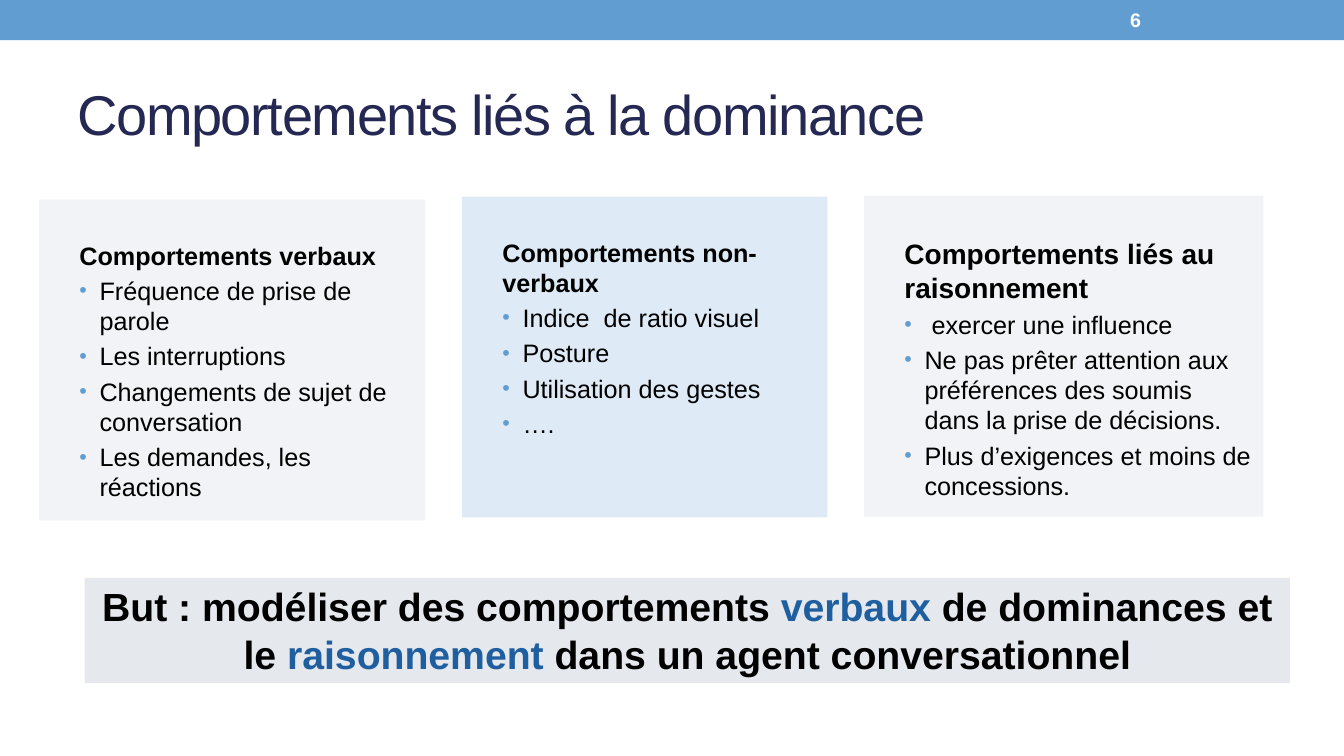
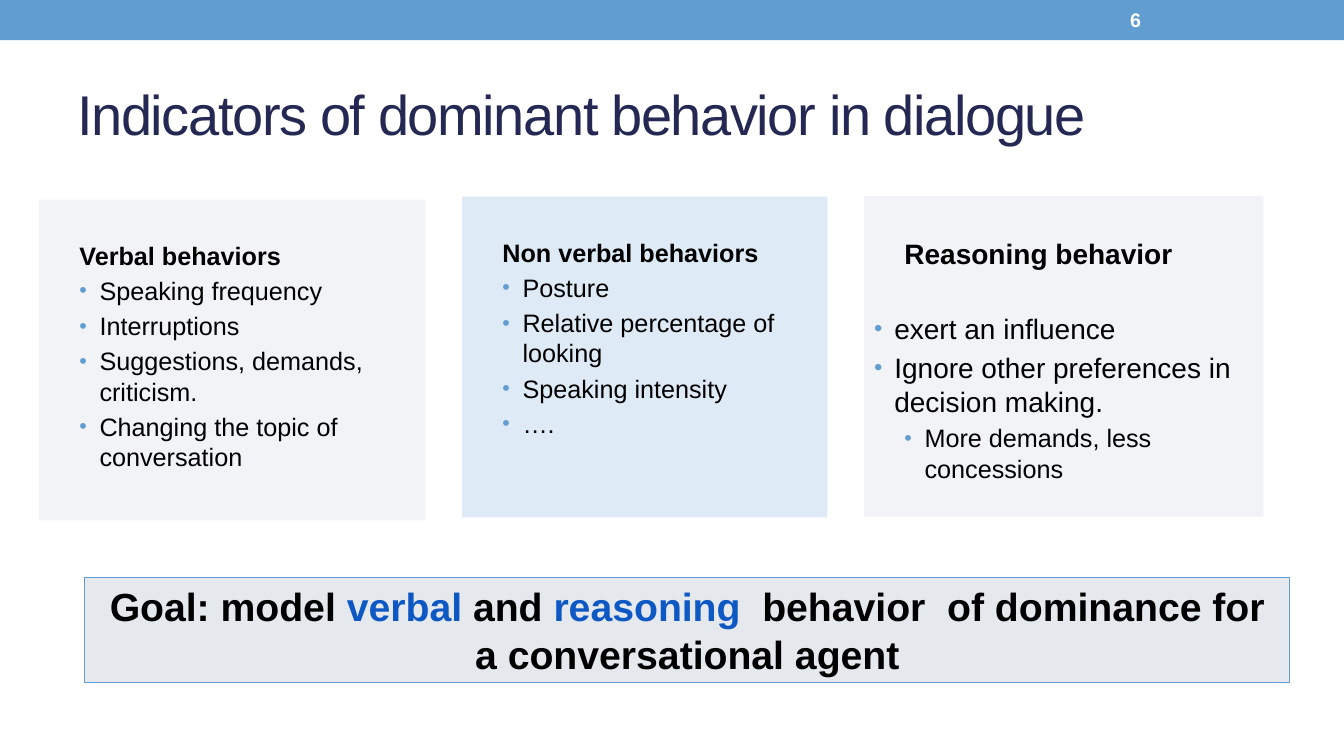
Before and after one commit to Olydia/Discolog, a slide deck: slide 6 of papers/Presentations/WACAI_EN.pptx. Drawn at 1344x756 pixels with LibreOffice and Linux fonts; fonts in the diff are those of the drawing. Boxes give left, top, right and bottom in pixels: in the first picture for what was removed or moved away, otherwise in the second. Text is boxed around its words. In the diff, an @@ line names an element or a change of style, - is before the commit and + after.

```diff
--- a/papers/Presentations/WACAI_EN.pptx
+++ b/papers/Presentations/WACAI_EN.pptx
@@ title at (77, 94, 1086, 145): text changed @@
-Comportements liés à la dominance
+Indicators of dominant behavior in dialogue
@@ text at (79, 246, 363, 467): text changed @@
-  Comportements verbaux
-  • Fréquence de prise de parole
-  • Les interruptions
-  • Changements de sujet de conversation
-  • Les demandes, les réactions
+  Verbal behaviors
+  • Speaking frequency
+  • Interruptions
+  • Suggestions, demands, criticism.
+  • Changing the topic of conversation
@@ text in rectangle at (502, 243, 758, 263): text changed @@
-  Comportements non-verbaux
-  • Indice de ratio visuel
+  Non verbal behaviors
@@ text in rectangle at (894, 243, 1231, 479): text changed; size 18 to 20 pt @@
-  Comportements liés au raisonnement
-  • exercer une influence
-  • Ne pas prêter attention aux préférences des soumis dans la prise de décisions.
-  • Plus d’exigences et moins de concessions.
+  Reasoning behavior
+• exert an influence
+• Ignore other preferences in decision making.
+  • More demands, less concessions
@@ text in rectangle at (523, 313, 774, 403): text changed @@
-  • Utilisation des gestes
+  • Relative percentage of looking
+  • Speaking intensity
@@ rectangle "Goal: model verbal and reasoning ..." at (85, 578, 1291, 683): outline none to #629DD1 0.75 pt @@
@@ text in rectangle at (110, 592, 1264, 677): text changed @@
-But : modéliser des comportements verbaux de dominances et le raisonnement dans un agent conversationnel
+Goal: model verbal and reasoning behavior of dominance for a conversational agent
```
Also in this commit, not shown: 14 other slides changed, 2 slides added, 4 slides removed, 4 other files.
